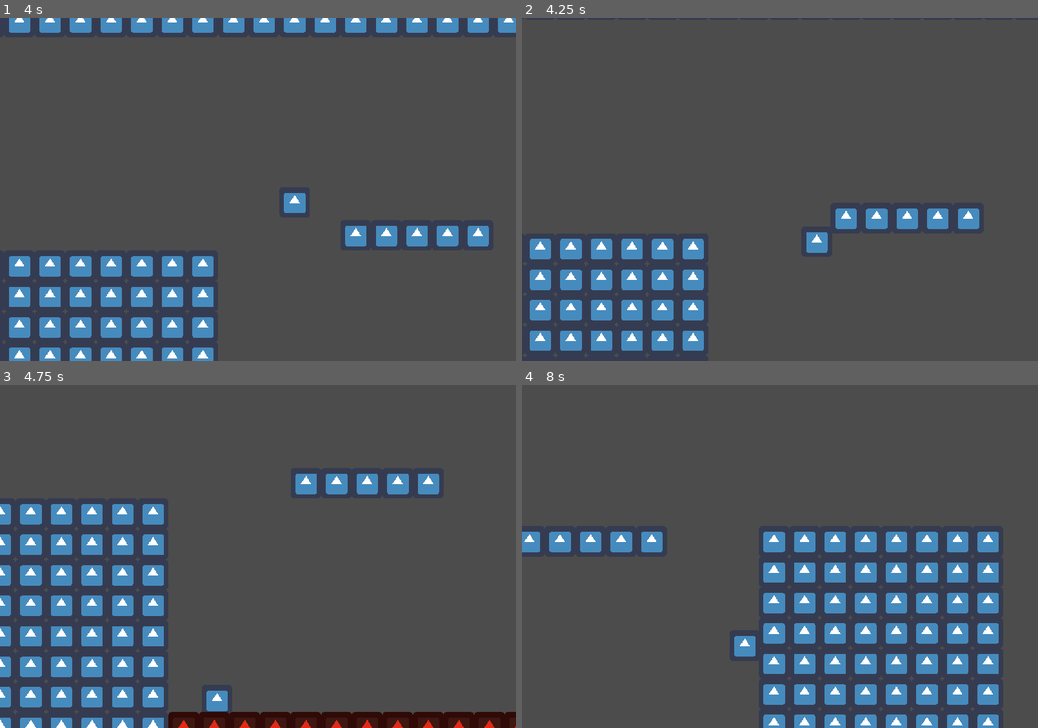
Above: before the commit, frames 1-4 (two rows, left to right).
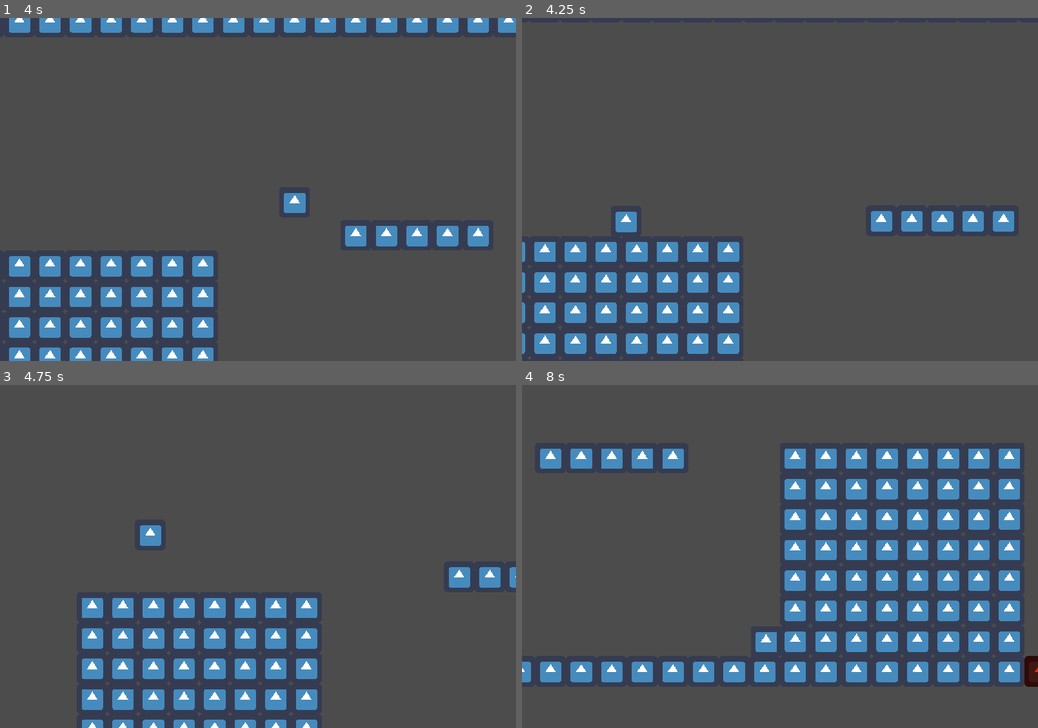
Above: after the commit, the same moments.

Repository: Juankadev/GGJ_2023
Game: Godot game, scene res://MainScene.tscn
The game is run twice, just before and just after one commit, with the same random seed, the same clock (stepped at 60 frames per second) and the same inputs. The engine's default icon, where the game draws it, is replaced by a stand-in: a white triangle on a blue panel in a dark square.
Inputs:
- Up to frame 1 (4 s): hold F (grab) 0.53-1.28 s; hold Right (move_right) 0.53-2.03 s; tap Space (jump) at 0.77, 1.52, 3.02, 3.77 s; tap F (grab) at 1.35, 2.85 s; hold Left (move_left) 2.03-2.78 s; hold F (grab) 2.03-2.78 s; hold Right (move_right) from 2.78 s (still down); hold F (grab) from 3.53 s (still down)
- Up to frame 2 (4.25 s): keep holding Right (move_right); keep holding F (grab); tap R (respawn, bound only after the commit) at 4.15 s
- Up to frame 3 (4.75 s): release Right (move_right) at 4.28 s; release F (grab) at 4.28 s; hold Left (move_left) from 4.28 s (still down); tap F (grab) at 4.35 s; tap Space (jump) at 4.52 s
- Up to frame 4 (8 s): release Left (move_left) at 5.03 s; hold Right (move_right) 5.03-5.78 s; hold F (grab) 5.03-5.78 s; hold Left (move_left) 5.78-7.28 s; tap F (grab) at 5.85, 7.35 s; tap Space (jump) at 6.02, 6.77, 7.52 s; hold F (grab) 6.53-7.28 s; hold Right (move_right) from 7.28 s (still down)

Frame 1 is identical in both runs. In frame 2, 7.7% of the frame differs, in the area x 0-96%, y 55-98%; in frame 3, 18%; in frame 4, 29%, in the area x 0-100%, y 18-100%.

Commit message:
Fixs respawn

Diff:
--- a/MainScene.tscn
+++ b/MainScene.tscn
@@ -48,6 +48,9 @@
 format = 1
 tile_data = PoolIntArray( -1245117, 0, 0, -1245116, 0, 0, -1245115, 0, 0, -1245114, 0, 0, -1245113, 0, 0, -1245112, 0,  …(6512 unchanged characters)…
 
+[node name="Position2D" type="Position2D" parent="."]
+position = Vector2( 2088, -128 )
+
 [node name="Player" parent="." instance=ExtResource( 1 )]
 position = Vector2( 6488, -904 )
 __meta__ = {
@@ -72,9 +75,6 @@
 [node name="ParentBox" parent="." instance=ExtResource( 7 )]
 position = Vector2( 3344, -416 )
 
-[node name="Position2D" type="Position2D" parent="."]
-position = Vector2( 2088, -128 )
-
 [node name="SpikesParent_1" type="Position2D" parent="."]
 position = Vector2( 7008, -224 )
 
--- a/player/player.gd
+++ b/player/player.gd
@@ -8,9 +8,12 @@
 var is_alive = true
 
 func _physics_process(delta: float) -> void:
+	if Input.is_action_pressed("respawn"):
+		position = $"../Position2D".position
+
 	if !is_alive: return
 
-	motion.y += MovementGlobals.GRAVITY;
+	motion.y += MovementGlobals.GRAVITY
 
 	var friction = false
 	var direction: Vector2 = Vector2.ZERO
--- a/project.godot
+++ b/project.godot
@@ -54,6 +54,12 @@
 , Object(InputEventJoypadButton,"resource_local_to_scene":false,"resource_name":"","device":0,"button_index":1,"pressure":0.0,"pressed":false,"script":null)
  ]
 }
+respawn={
+"deadzone": 0.5,
+"events": [ Object(InputEventKey,"resource_local_to_scene":false,"resource_name":"","device":0,"alt":false,"shift":false,"control":false,"meta":false,"command":false,"pressed":false,"scancode":82,"physical_scancode":0,"unicode":0,"echo":false,"script":null)
+, Object(InputEventJoypadButton,"resource_local_to_scene":false,"resource_name":"","device":0,"button_index":3,"pressure":0.0,"pressed":false,"script":null)
+ ]
+}
 
 [physics]
 
